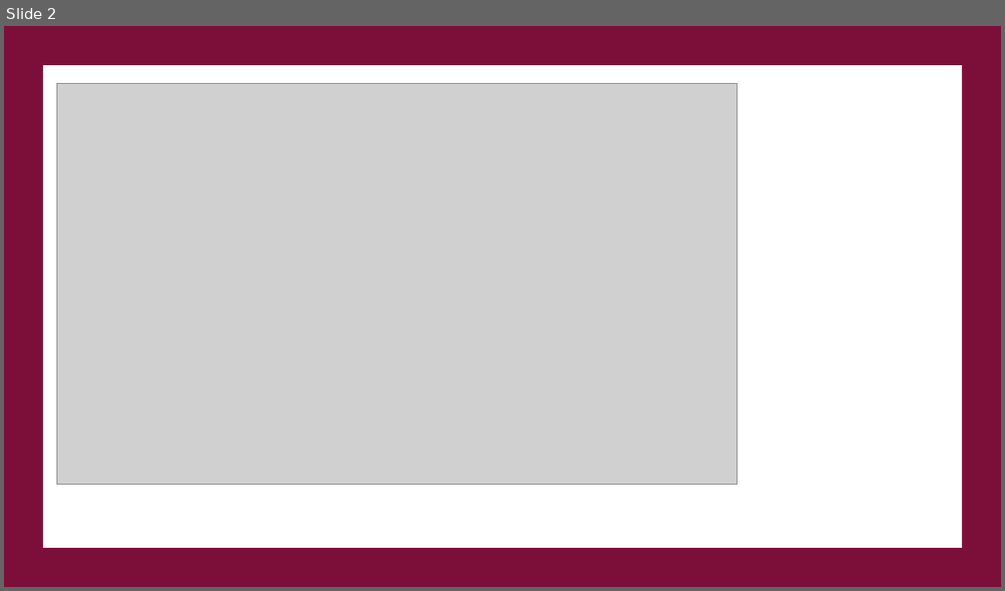
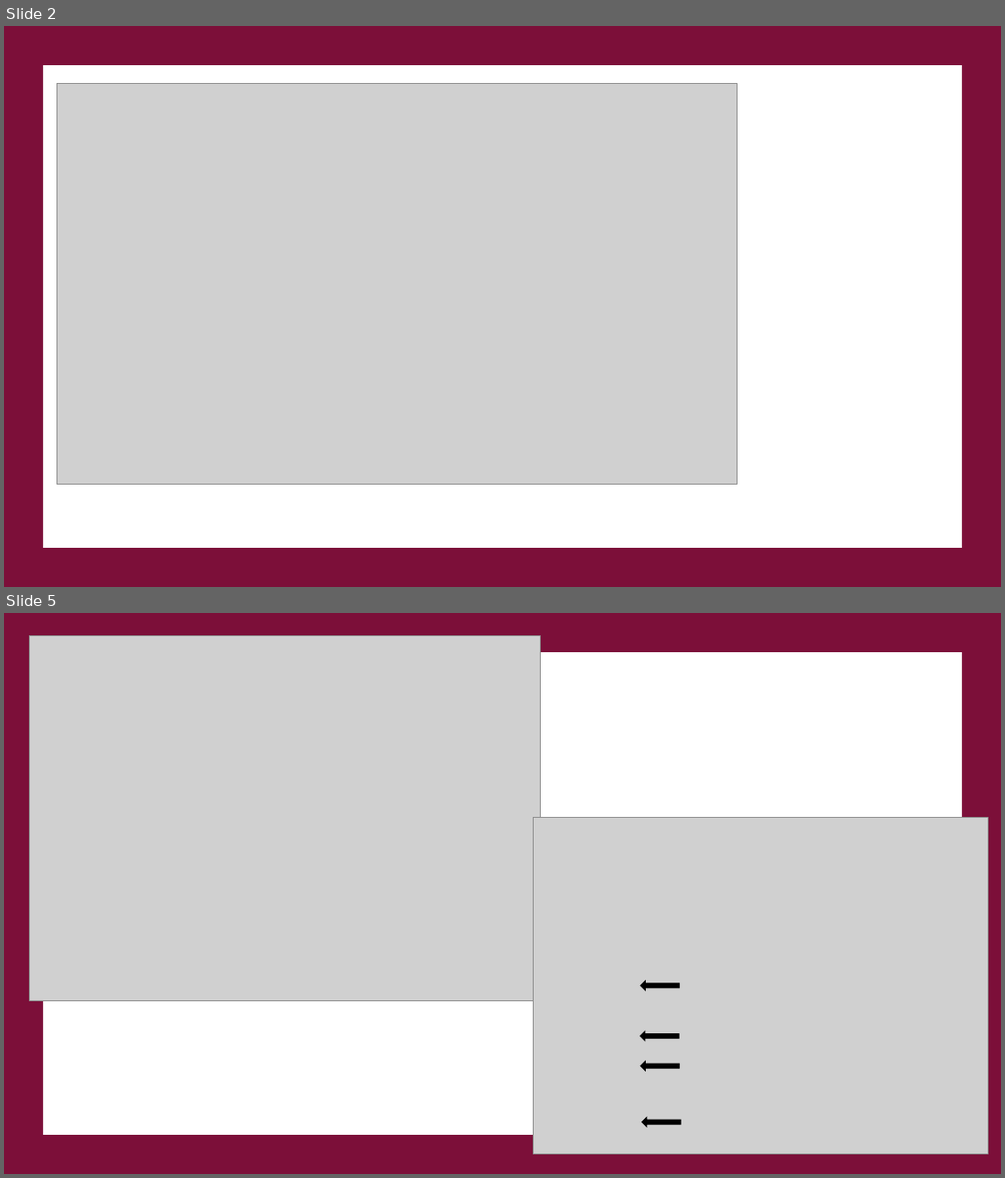
Before and after one commit to galena100/Transform2020, a slide deck: Presentation/4MinSpeech.pptx. Shown one above the other, each under a label of ours: slide 2 before the commit, slides 2 and 5 after it; the slides between them are not shown. The pictures are 1005x591 and 1005x1178 pixels, drawn with LibreOffice and Linux fonts; fonts in the diff are those of the drawing; grey boxes stand for pictures. Boxes give left, top, right and bottom in pixels: in the first picture for what was removed or moved away, otherwise in the second. Text is boxed around its words. In the diff, an @@ line names an element or a change of style, - is before the commit and + after.

```diff
--- a/Presentation/4MinSpeech.pptx
+++ b/Presentation/4MinSpeech.pptx
@@ slide 5 added at <box>4,613,1001,1174</box>, background #FFFFFF @@
@@ rectangle added at <box>4,613,1001,1174</box>, fill #7C0F39 @@
@@ picture added at <box>30,636,540,1001</box> @@
@@ rectangle added at <box>43,653,962,1135</box>, fill #FFFFFF @@
@@ picture added at <box>534,818,987,1154</box> @@
@@ group added at <box>640,981,680,1127</box>: 4 left arrows @@
```
Also in this commit, not shown: 1 slide changed, 2 other slides added, 2 slides removed, 3 other files.
